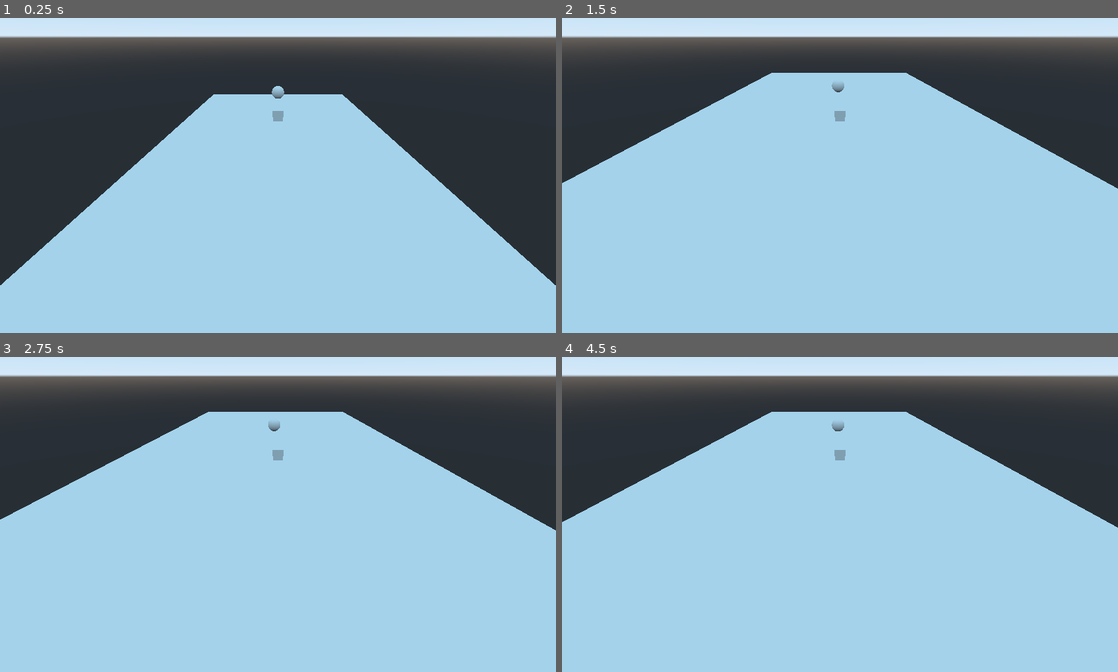
Above: before the commit, frames 1-4 (two rows, left to right).
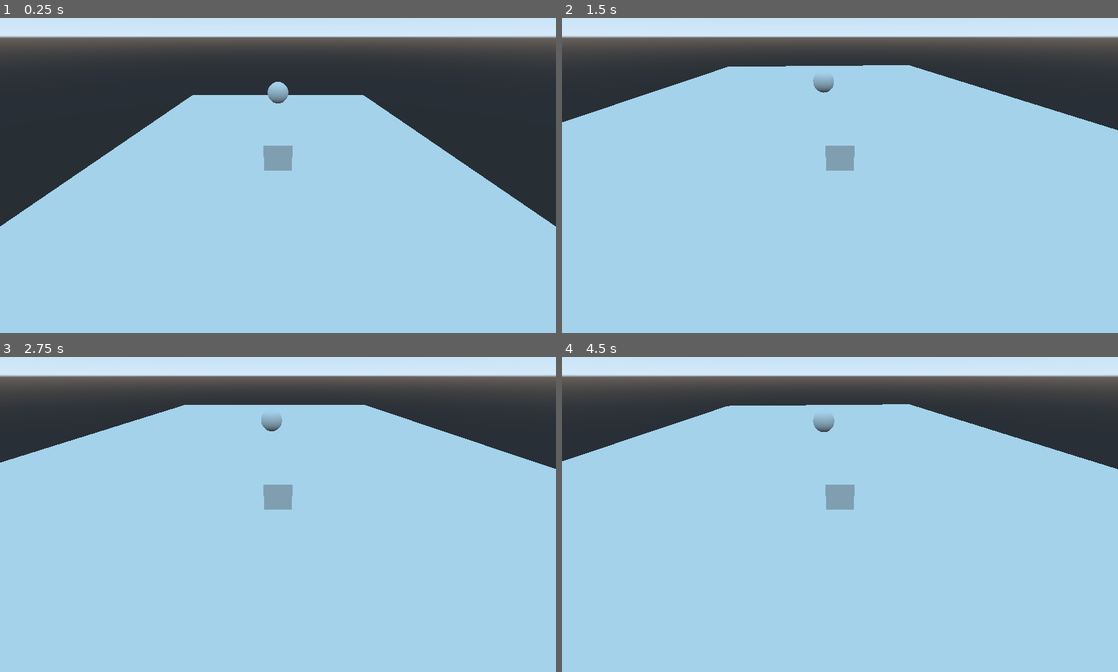
Above: after the commit, the same moments.

Repository: NoaheCampbell/GoDot-Experiments
Game: Godot game, scene res://game.tscn
Two runs of this game, one before a commit and one after it. Both use one fixed random seed, a clock stepped at 60 frames per second and the inputs below.
Inputs:
- Up to frame 1 (0.25 s): no input
- Up to frame 2 (1.5 s): tap Enter at 0.5 s; hold D 0.53-1.28 s; tap Q at 0.6 s; tap E at 0.8, 1.35 s; tap Space at 1.25 s; hold S from 1.28 s (still down)
- Up to frame 3 (2.75 s): tap Q at 1.55, 2.1 s; tap Enter at 2 s; release S at 2.03 s; hold D from 2.03 s (still down); tap E at 2.3 s
- Up to frame 4 (4.5 s): tap Space at 2.75, 4.25 s; release D at 2.78 s; hold W 2.78-3.53 s; tap E at 2.85, 3.8, 4.35 s; tap Q at 3.05, 3.6 s; tap Enter at 3.5 s; hold A from 3.53 s (still down)

The runs differ from the first frame. In frame 1, 9.4% of the frame differs, in the area x 0-100%, y 20-85%; in frame 2, 10%, in the area x 0-100%, y 14-55%; in frame 3, 9.9%; in frame 4, 10%.

Commit message:
Added player death and rotating
By touching the enemy or falling off the platform the player can now die, and can now rotate left and right

Diff:
--- /dev/null
+++ b/CameraMovement.gd
@@ -0,0 +1,26 @@
+extends Node
+
+
+# Declare member variables here. Examples:
+# var a = 2
+# var b = "text"
+
+var previous_player_rotation
+var player
+var camera
+
+# Called when the node enters the scene tree for the first time.
+func _ready():
+	player = get_parent()
+	previous_player_rotation = Quat(player.global_transform.basis)
+	camera = player.get_node("Camera")
+
+
+# Called every frame. 'delta' is the elapsed time since the previous frame.
+# func _process(_delta):
+
+# 	var current_rotation = Quat(player.global_transform.basis)
+# 	if abs(current_rotation.x - previous_player_rotation.x) > 0.5 || abs(current_rotation.z - previous_player_rotation.z) > 0.5:
+# 		previous_player_rotation = current_rotation
+# 		camera.rotate_x(-current_rotation.x)
+# 		camera.rotate_z(-current_rotation.z)
--- a/PlayerCollision.gd
+++ b/PlayerCollision.gd
@@ -5,12 +5,23 @@
 # var a = 2
 # var b = "text"
 
+var player_node
+var time_between_calls
 
 # Called when the node enters the scene tree for the first time.
 func _ready():
-	pass # Replace with function body.
-
+	player_node = get_parent()
+	time_between_calls = 1
 
 # Called every frame. 'delta' is the elapsed time since the previous frame.
-#func _process(delta):
-#	pass
+func _process(delta):
+
+	if time_between_calls < 0:
+		check_position()
+	else:
+		time_between_calls -= delta
+
+func check_position():
+	var player_position = player_node.get_position()
+	if player_position.y < -5:
+		player_node.die()
--- a/PlayerMovement.gd
+++ b/PlayerMovement.gd
@@ -3,27 +3,35 @@
 
 # Declare member variables here. Examples:
 
-var speed = 5
-
+var move_speed = 5
+var rotate_speed = 5
+var player_node
 
 # Called when the node enters the scene tree for the first time.
 func _ready():
 	contact_monitor = true
 	set_max_contacts_reported(10)
+	player_node = get_parent()
 
-func _move_forward(_delta_time):
+func move_forward(_delta_time):
 	# Applies force to the node
-	translate(Vector3.FORWARD * speed * _delta_time)
+	translate(Vector3.FORWARD * move_speed * _delta_time)
 
-func _move_back(_delta_time):
+func move_back(_delta_time):
 	# Applies force to the node
-	translate(Vector3.BACK * speed * _delta_time)
+	translate(Vector3.BACK * move_speed * _delta_time)
 
-func _move_left(_delta_time):
-	translate(Vector3.LEFT * speed * _delta_time)
+func move_left(_delta_time):
+	translate(Vector3.LEFT * move_speed * _delta_time)
 
-func _move_right(_delta_time):
-	translate(Vector3.RIGHT * speed * _delta_time)
+func move_right(_delta_time):
+	translate(Vector3.RIGHT * move_speed * _delta_time)
+
+func rotate_left(_delta_time):
+	rotate(Vector3.UP, rotate_speed * _delta_time)
+
+func rotate_right(_delta_time):
+	rotate(Vector3.UP, -rotate_speed * _delta_time)
 
 # Called every frame. 'delta' is the elapsed time since the previous frame.
 func _process(_delta):
@@ -31,17 +39,31 @@
 
 func _input(event):
 	if event is InputEventKey and event.pressed:
-		if event.scancode == KEY_W:
-			_move_forward(get_process_delta_time())
-		elif event.scancode == KEY_S:
-			_move_back(get_process_delta_time())
-		elif event.scancode == KEY_A:
-			_move_left(get_process_delta_time())
-		elif event.scancode == KEY_D:
-			_move_right(get_process_delta_time())
+
+		# Handles movement
+		if event.scancode == KEY_W or event.scancode == KEY_UP:
+			move_forward(get_process_delta_time())
+		if event.scancode == KEY_S or event.scancode == KEY_DOWN:
+			move_back(get_process_delta_time())
+		if event.scancode == KEY_A or event.scancode == KEY_LEFT:
+			move_left(get_process_delta_time())
+		if event.scancode == KEY_D or event.scancode == KEY_RIGHT:
+			move_right(get_process_delta_time())
+
+		# Handles rotation
+		if event.scancode == KEY_Q:
+			rotate_left(get_process_delta_time())
+		if event.scancode == KEY_E:
+			rotate_right(get_process_delta_time())
 
 func _on_RigidBody_body_entered(body:Node):
 	if body.get_name() == "Enemy":
-		print("Hit enemy")
-	else:
-		print("Hit something else")
+		die()
+	# else:
+	# 	print(body.get_name())
+
+func get_position():
+	return get_translation()
+
+func die():
+	player_node.queue_free()
--- a/Spawner.gd
+++ b/Spawner.gd
@@ -5,6 +5,8 @@
 # var a = 2
 # var b = "text"
 
+var player_node
+var enemy_node
 
 # Called when the node enters the scene tree for the first time.
 func _ready():
@@ -13,20 +15,10 @@
 	add_child(player)
 	player.translate(Vector3(0, 0, 2))
 
-	var camera = get_node("Camera")
-	var playerNode = player.get_node("Player")
-
-	if camera.get_parent():
-		camera.get_parent().remove_child(camera)
-
-	playerNode.add_child(camera)
-
-	camera.translate(Vector3(0, 3, -2))
-
 	var enemy_scene = load("res://enemy.tscn")
-	var enemy = enemy_scene.instance()
-	add_child(enemy)
-	enemy.translate(Vector3(0, 0, -2))
+	enemy_node = enemy_scene.instance()
+	add_child(enemy_node)
+	enemy_node.translate(Vector3(0, 0, -2))
 
 # Called every frame. 'delta' is the elapsed time since the previous frame.
 #func _process(delta):
--- a/game.tscn
+++ b/game.tscn
@@ -4,11 +4,8 @@
 
 [sub_resource type="BoxShape" id=1]
 
-[node name="Spatial" type="Spatial"]
+[node name="Game" type="Spatial"]
 script = ExtResource( 1 )
-
-[node name="Camera" type="Camera" parent="."]
-transform = Transform( 1, 0, 0, 0, 0.866025, 0.5, 0, -0.5, 0.866025, -1.43051e-06, 0.533752, 9.85074 )
 
 [node name="KinematicBody" type="KinematicBody" parent="."]
 transform = Transform( 1, 0, 0, 0, 1, 0, 0, 0, 1, 0, -1.91558, 0 )
--- a/player.tscn
+++ b/player.tscn
@@ -1,7 +1,8 @@
-[gd_scene load_steps=4 format=2]
+[gd_scene load_steps=5 format=2]
 
 [ext_resource path="res://PlayerMovement.gd" type="Script" id=1]
 [ext_resource path="res://PlayerCollision.gd" type="Script" id=2]
+[ext_resource path="res://CameraMovement.gd" type="Script" id=3]
 
 [sub_resource type="BoxShape" id=1]
 
@@ -9,8 +10,6 @@
 
 [node name="Player" type="RigidBody" parent="."]
 contact_monitor = true
-axis_lock_angular_x = true
-axis_lock_angular_z = true
 script = ExtResource( 1 )
 
 [node name="CSGBox" type="CSGBox" parent="Player"]
@@ -21,4 +20,8 @@
 transform = Transform( 0.163396, 0, 0, 0, 0.166519, 0, 0, 0, 0.163396, 0, 0.163605, 0 )
 shape = SubResource( 1 )
 
+[node name="Camera" type="Camera" parent="Player"]
+transform = Transform( 1, 0, 0, 0, 0.866025, 0.5, 0, -0.5, 0.866025, -2.98023e-08, 1.27583, 2.30739 )
+script = ExtResource( 3 )
+
 [connection signal="body_entered" from="Player" to="Player" method="_on_RigidBody_body_entered"]
